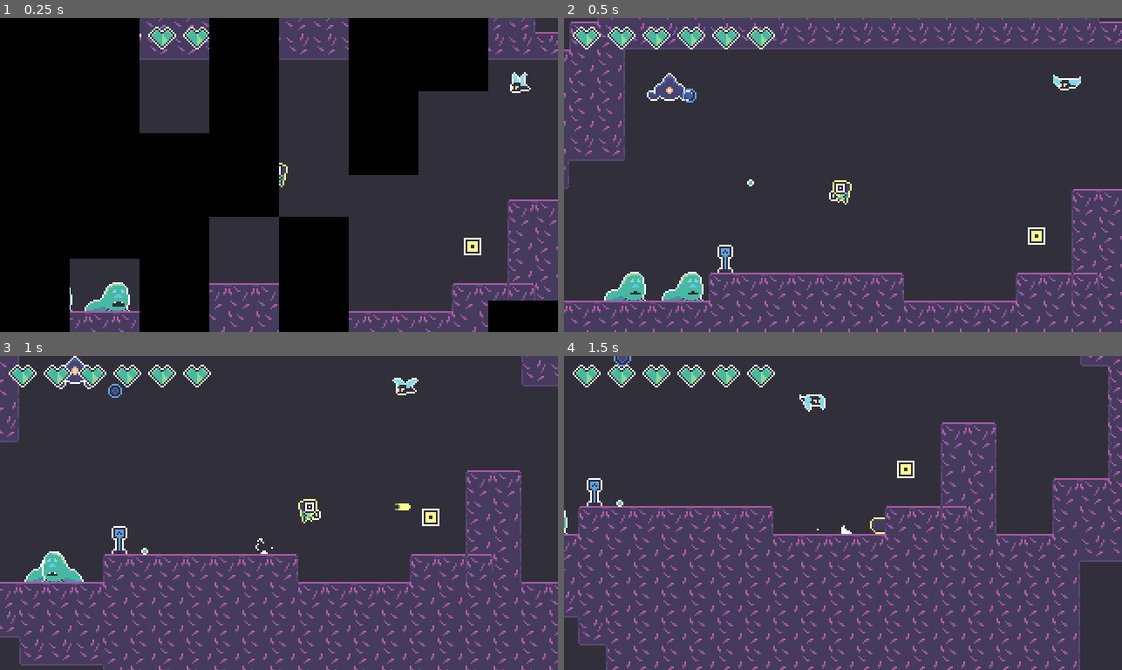
Above: before the commit, frames 1-4 (two rows, left to right).
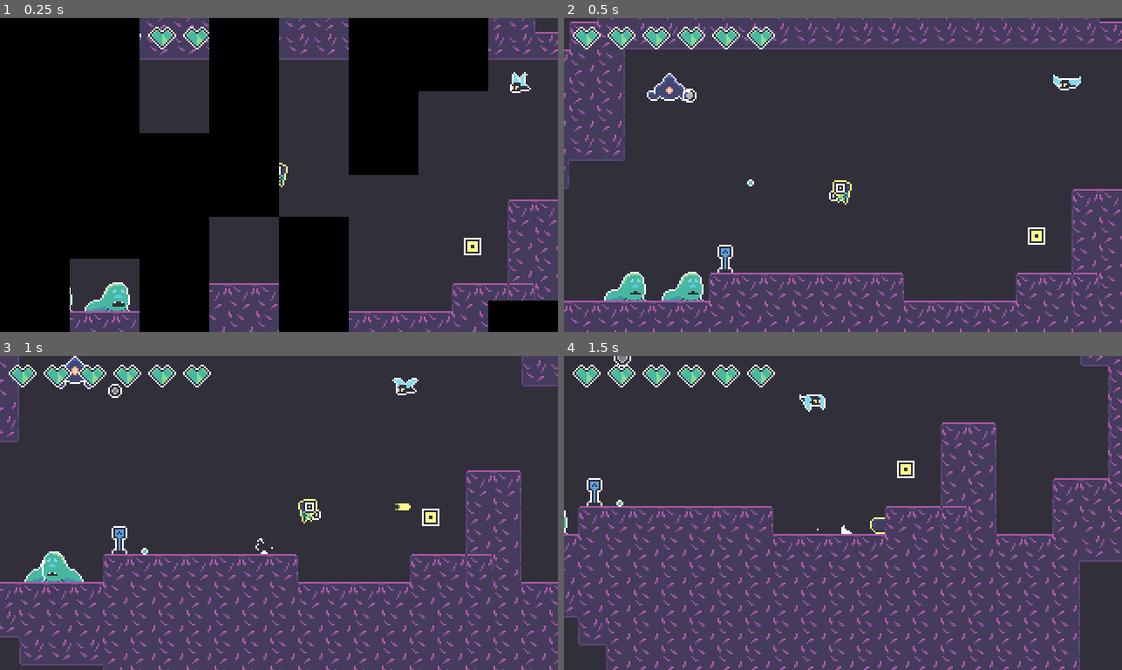
Above: after the commit, the same moments.

Repository: voithos/coloroid
Game: Godot game, scene res://scenes/levels/demo.tscn
The game is run twice, just before and just after one commit, with the same random seed, the same clock (stepped at 60 frames per second) and the same inputs. Sound files missing from this copy of the repository are replaced by a short silence.
Inputs:
- Up to frame 1 (0.25 s): no input
- Up to frame 2 (0.5 s): no input
- Up to frame 3 (1 s): tap Enter at 0.5 s; hold Right (move_right) from 0.53 s (still down); tap Z (attack) at 0.6 s; tap Space (jump) at 0.77 s
- Up to frame 4 (1.5 s): keep holding Right (move_right); tap X (roll) at 1.35 s

Frame 1 is identical in both runs. In frame 2, less than 0.1% of the frame differs, in the area x 21-24%, y 22-27%; in frame 3, less than 0.1%; in frame 4, less than 0.1%.

Commit message:
Fix enemy projectiles.

Diff:
--- a/scenes/enemies/enemy_projectile.tscn
+++ b/scenes/enemies/enemy_projectile.tscn
@@ -35,6 +35,9 @@
 "values": [ 0, 3, 3 ]
 }
 
+[sub_resource type="CircleShape2D" id=3]
+radius = 4.0
+
 [node name="projectile" instance=ExtResource( 1 )]
 speed = 40
 projectile_range = 200
@@ -50,3 +53,8 @@
 
 [node name="hitbox" parent="." index="2"]
 collision_mask = 6
+
+[node name="shape" parent="hitbox" index="0"]
+shape = SubResource( 3 )
+
+[editable path="hitbox"]
Binary file changed: assets/enemies/enemy_bullet.aseprite
Binary file changed: assets/enemies/enemy_bullet.png
Not shown: 1 places in scenes/enemies/enemy_projectile.tscn that only renumber resources
